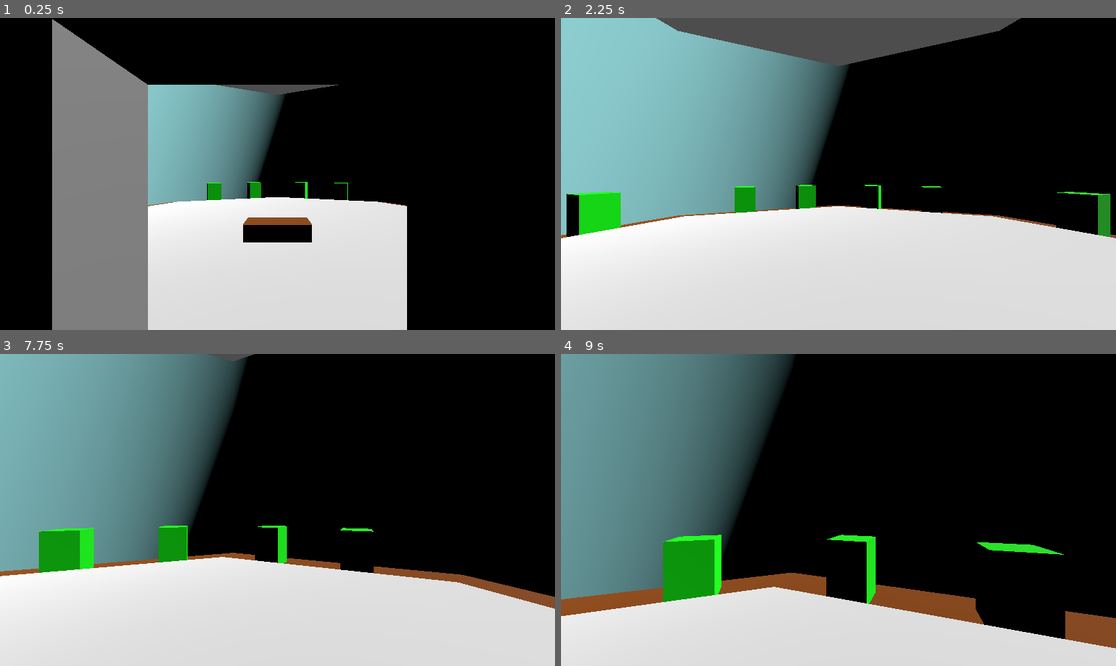
Above: before the commit, frames 1-4 (two rows, left to right).
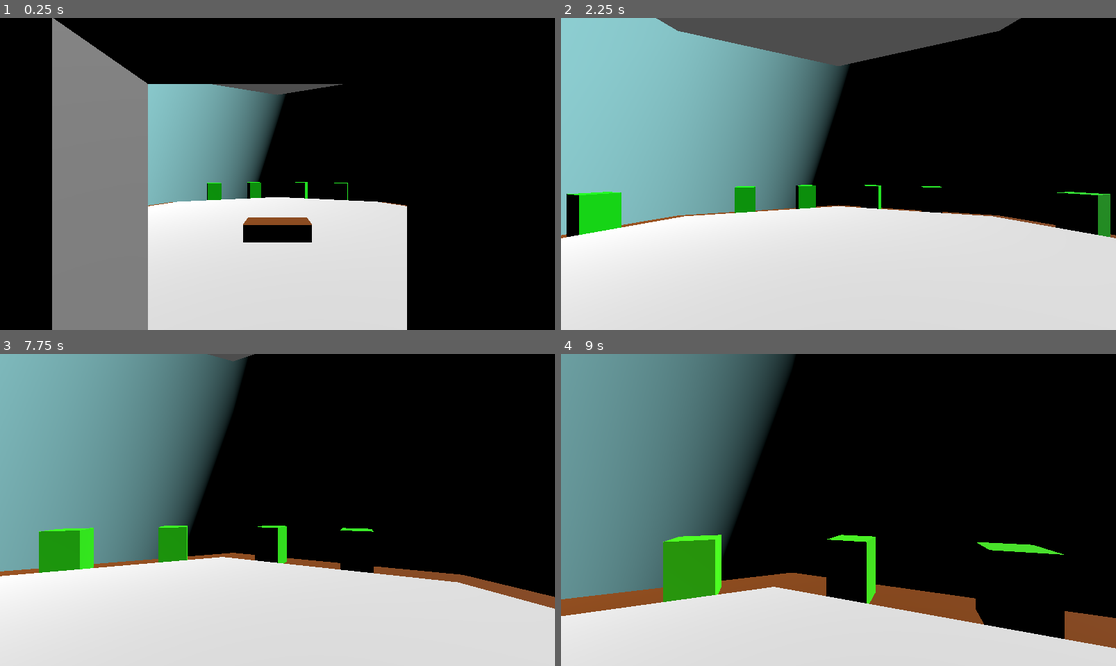
Above: after the commit, the same moments.

Repository: WildcatGameStudios/ScaryHouse
Game: Godot game, scene res://scenes/levels/water_plants/level.tscn
Two runs of this game, one before a commit and one after it. Both use one fixed random seed, a clock stepped at 60 frames per second and the inputs below. This scene is started directly instead of the project's main scene.
Inputs:
- Up to frame 1 (0.25 s): no input
- Up to frame 2 (2.25 s): tap Enter at 0.5 s; hold Shift (run) 0.53-1.28 s; hold W (move_forward) from 0.53 s (still down); tap Space (jump) at 0.77, 1.52 s; tap Shift (run) at 1.35 s; hold Shift (run) from 2.03 s (still down)
- Up to frame 3 (7.75 s): release Shift (run) at 2.78 s; tap Shift (run) every 1.5 s from 2.85 to 7.35 s; tap Space (jump) at 3.02, 3.5, 3.77, 4.52, 5, 6.02, 6.77, 7.52 s; hold Shift (run) 3.53-4.28 s; tap Enter at 4.25, 5.75 s; hold Shift (run) 5.03-5.78 s; release W (move_forward) at 5.78 s; hold D (move_right) 5.78-6.53 s; hold Shift (run) 6.53-7.28 s; hold W (move_forward) from 6.53 s (still down)
- Up to frame 4 (9 s): hold Shift (run) 8.03-8.78 s; release W (move_forward) at 8.78 s; hold A (move_left) from 8.78 s (still down); tap Shift (run) at 8.85 s

The runs differ from the first frame. In frame 1, 0.1% of the frame differs, in the area x 9-62%, y 0-22%; in frame 2, less than 0.1%; in frame 3, less than 0.1%; in frame 4, 2.8%, in the area x 5-98%, y 57-94%.
Error before the commit: Parse Error: Expected indented block after "if" block. (res://scripts/plant.gd:18)

Commit message:
more code for plants

Diff:
--- a/scenes/levels/water_plants/level.tscn
+++ b/scenes/levels/water_plants/level.tscn
@@ -194,5 +194,5 @@
 operation = 2
 
 [node name="CSGBox3D" type="CSGBox3D" parent="CSGBox3D6/CSGCombiner3D"]
-transform = Transform3D(1, 0, 0, 0, 1, 0, 0, 0, 1, 0, -3, 0)
+transform = Transform3D(1, 0, 0, 0, 1, 0, 0, 0, 1, 0, -2.99, 0)
 size = Vector3(3, 3, 1)
--- a/scenes/levels/water_plants/plant.tscn
+++ b/scenes/levels/water_plants/plant.tscn
@@ -1,15 +1,13 @@
 [gd_scene load_steps=4 format=3 uid="uid://cxwjh7b7eftlh"]
 
 [ext_resource type="Script" uid="uid://2u8l00x3i7ur" path="res://scripts/plant.gd" id="1_c1dw4"]
-[ext_resource type="Script" uid="uid://cx13s8js3xgct" path="res://scripts/general/state_machine.gd" id="2_iw701"]
+[ext_resource type="Script" uid="uid://di10je160ywtn" path="res://scripts/plant_sm.gd" id="2_iw701"]
 
 [sub_resource type="StandardMaterial3D" id="StandardMaterial3D_emir5"]
 albedo_color = Color(0, 1, 0, 1)
 
-[node name="Plant" type="Node3D"]
+[node name="Plant" type="Node3D" groups=["world"]]
 script = ExtResource("1_c1dw4")
-time_to_activate = null
-time_to_die = null
 
 [node name="CSGBox3D" type="CSGBox3D" parent="."]
 transform = Transform3D(1, 0, 0, 0, 1, 0, 0, 0, 1, 0, 0.75, 0)
@@ -19,4 +17,4 @@
 
 [node name="StateMachine" type="Node" parent="."]
 script = ExtResource("2_iw701")
-metadata/_custom_type_script = "uid://cx13s8js3xgct"
+metadata/_custom_type_script = "uid://di10je160ywtn"
--- a/scripts/general/state_machine.gd
+++ b/scripts/general/state_machine.gd
@@ -1,5 +1,4 @@
 extends Node
-class_name StateMachine
 
 # Create variables to keep track of states
 var state  = null
--- a/scripts/plant.gd
+++ b/scripts/plant.gd
@@ -3,25 +3,37 @@
 @onready var csg_box_3d: CSGBox3D = $CSGBox3D
 
 @export var time_to_activate: float = 0 # the plant will not start dying for this amount of time
+var activate_timer: float = time_to_activate
 @export var time_between_dying_rolls: float = 5 # while active, time between rolls to start dying
 var dying_rolls_timer: float = time_between_dying_rolls
-@export var start_dying_chance: float = .5 # chance to start dying every time_between_chance_rolls
+@export var start_dying_chance: float = .1 # chance to start dying every time_between_chance_rolls
 @export var time_to_die: float = 30 # amount of time until the plant dies after being activated
 var death_timer: float = time_to_die
 
-func _process(delta: float) -> void:
-	if time_to_activate > 0: # if not active
-		time_to_activate -= delta
-	elif dying_rolls_timer > 0:
-		dying_rolls_timer -= delta
-	elif death_timer == time_to_die:
-		if randf() < start_dying_chance:
+func inactive(delta: float) -> void:
+	activate_timer -= delta
 
+func exit_inactive() -> void:
+	pass
+
+func enter_active() -> void:
+	pass
+
+func active(delta: float) -> void:
+	dying_rolls_timer -= delta
+
+func exit_active() -> void:
+	dying_rolls_timer = time_between_dying_rolls
+
+func enter_dying() -> void:
+	pass
+
+func dying(delta: float) -> void:
+	death_timer -= delta
+	if death_timer > time_to_die / 2:
+		csg_box_3d.material.albedo_color = Color(2 * (1 - death_timer / time_to_die),1,0)
 	else:
-		death_timer -= delta
-		if death_timer <= 0:
-			pass
-		if death_timer > time_to_die / 2:
-			csg_box_3d.material.albedo_color = Color(2 * (1 - death_timer / time_to_die),1,0)
-		else:
-			csg_box_3d.material.albedo_color = Color(1,2 * death_timer / (time_to_die),0)
+		csg_box_3d.material.albedo_color = Color(1,2 * death_timer / (time_to_die),0)
+
+func exit_dying() -> void:
+	death_timer = time_to_die
--- a/scripts/plant_sm.gd
+++ b/scripts/plant_sm.gd
@@ -17,33 +17,48 @@
 
 # Check if there is a state to execute
 func _physics_process(delta):
+	get_transition(delta)
 	if state != null :
 		state_logic(delta)
-
 
 func state_logic(delta) :
 	match state:
 		"inactive":
-			parent.inactive()
+			parent.inactive(delta)
 		"active":
-			parent.active()
+			parent.active(delta)
 		"dying":
-			parent.dying()
+			parent.dying(delta)
 
 func get_transition(delta):
-	return null
+	match state:
+		"inactive":
+			if parent.activate_timer <= 0:
+				set_state("active")
+		"active":
+			if parent.dying_rolls_timer <= 0:
+				if randf() < parent.start_dying_chance:
+					set_state("dying")
+				else:
+					parent.dying_rolls_timer = parent.time_between_dying_rolls
+		"dying":
+			pass
 
 func enter_state(new_state, old_state) :
-	match new_state:
-		"inactive":
-			parent.enter_inactive()
+	match state:
 		"active":
 			parent.enter_active()
 		"dying":
 			parent.enter_dying()
 
 func exit_state(old_state, new_state) :
-	pass
+	match new_state:
+		"inactive":
+			parent.exit_inactive()
+		"active":
+			parent.exit_active()
+		"dying":
+			parent.exit_dying()
 
 
 func set_state(new_state) :
